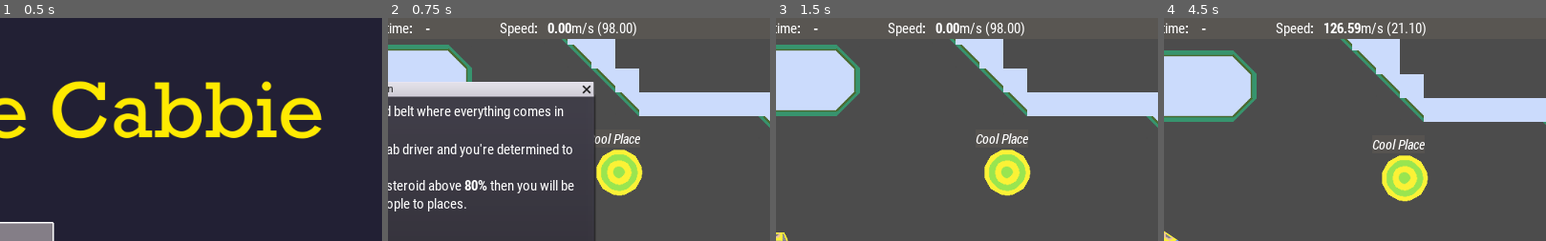
Above: before the commit, frames 1-4 (left to right).
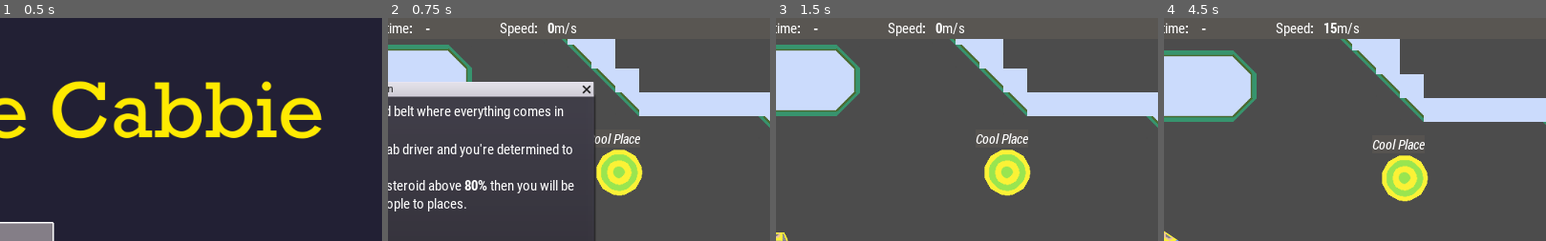
Above: after the commit, the same moments.

Repository: broquaint/comrade-cabbie
Game: Godot game, scene res://Root.tscn
The game is run twice, just before and just after one commit, with the same random seed, the same clock (stepped at 60 frames per second) and the same inputs.
Inputs:
- Up to frame 1 (0.5 s): no input
- Up to frame 2 (0.75 s): click "Start" at 0.5 s
- Up to frame 3 (1.5 s): click "OK" at 1.25 s
- Up to frame 4 (4.5 s): hold Right (move_right) 2.03-2.78 s; hold Left (move_left) 2.78-3.53 s; hold Right (move_right) 3.53-4.28 s; hold Up (move_up) from 4.28 s (still down)
The pictures show only the part of the screen within x 50-100%, y 0-50%; the shares and areas given below are measured in that part.

Frame 1 is identical in both runs. In frame 2, 0.5% of the frame differs, in the area x 43-65%, y 1-9%; in frame 3, 0.5%; in frame 4, 0.6%, in the area x 43-69%, y 1-9%.

Commit message:
Make speed indicator vaguely useful
Not sure what else to put in that part of the UI so made it less rubbish.

Diff:
--- a/Player.gd
+++ b/Player.gd
@@ -87,7 +87,7 @@
 		$BoostExhaust.emitting = false
 
 	# Hack!
-	get_node("../HUD/Control/Container/Speed").bbcode_text = "[b]%.2f[/b]m/s (%.2f)" % [velocity.length(), $Exhaust.gravity.y]
+	get_node("../HUD/Control/Container/Speed").bbcode_text = "[b]%d[/b]m/s" % int(velocity.length() / 8)
 
 func _physics_process(delta):
 	var rotation_speed = BOOST_ROTATION_SPEED if boosting() else ROTATION_SPEED
